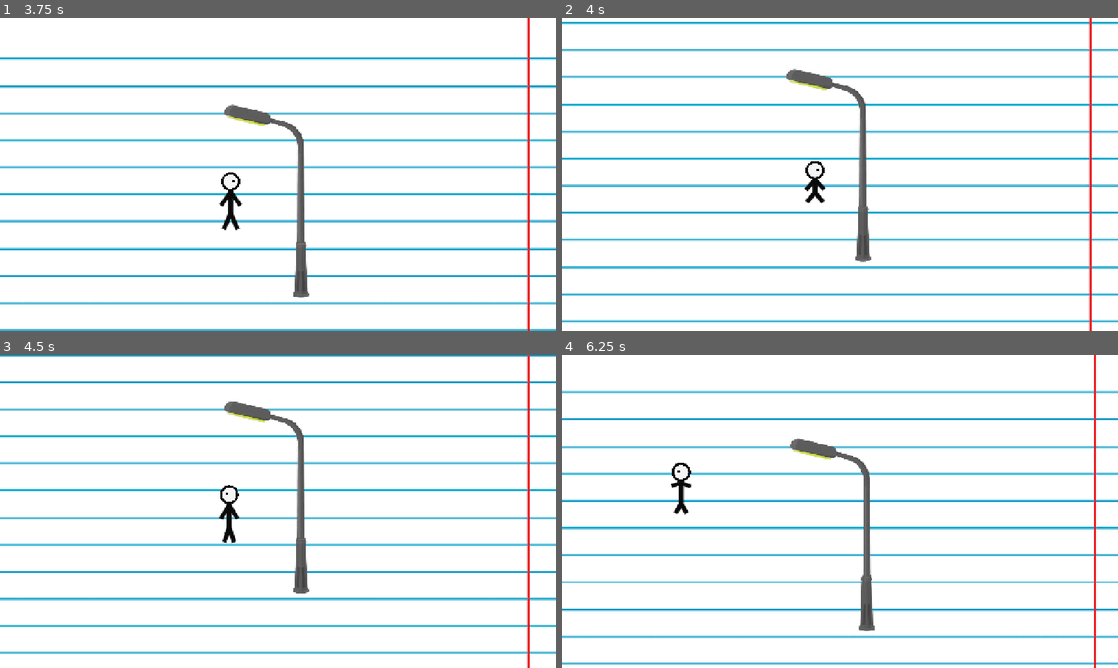
Above: before the commit, frames 1-4 (two rows, left to right).
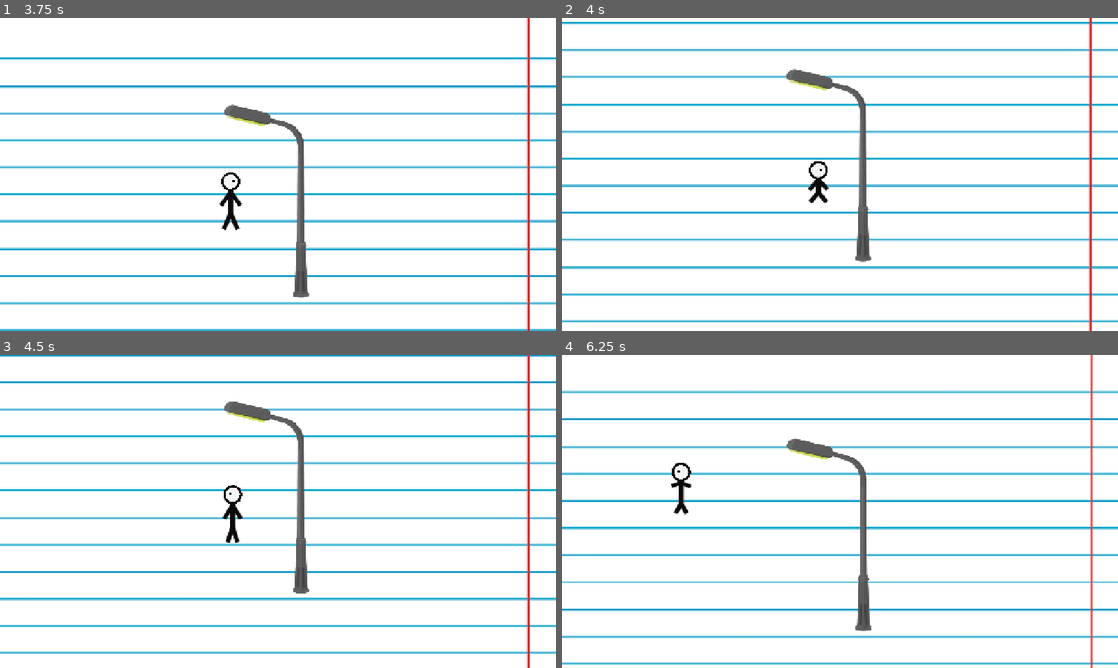
Above: after the commit, the same moments.

Repository: zamuuk13-sketch/TRY-HACKING-ME-NEW-
Game: Godot game, scene res://scenes/main.tscn
The game is run twice, just before and just after one commit, with the same random seed, the same clock (stepped at 60 frames per second) and the same inputs.
Inputs:
- Up to frame 1 (3.75 s): hold C (crouch) 0.53-1.28 s; hold D (move_right) 0.53-2.03 s; tap Space (jump) at 0.77, 1.52, 3.02 s; tap Shift at 1.35, 2.85 s; hold A (move_left) 2.03-2.78 s; hold C (crouch) 2.03-2.78 s; hold D (move_right) from 2.78 s (still down); hold C (crouch) from 3.53 s (still down)
- Up to frame 2 (4 s): keep holding D (move_right); keep holding C (crouch); tap Space (jump) at 3.77 s
- Up to frame 3 (4.5 s): release D (move_right) at 4.28 s; release C (crouch) at 4.28 s; hold A (move_left) from 4.28 s (still down); tap Shift at 4.35 s
- Up to frame 4 (6.25 s): tap Space (jump) at 4.52, 6.02 s; release A (move_left) at 5.03 s; hold D (move_right) 5.03-5.78 s; hold C (crouch) 5.03-5.78 s; hold A (move_left) from 5.78 s (still down); tap Shift at 5.85 s

Frame 1 is identical in both runs. In frame 2, 0.3% of the frame differs, in the area x 43-48%, y 45-60%; in frame 3, 0.4%; in frame 4, 2.1%, in the area x 40-97%, y 0-100%.

Commit message:
Fix Level 01 pole collision width

Diff:
--- a/scenes/main.tscn
+++ b/scenes/main.tscn
@@ -10,7 +10,7 @@
 size = Vector2(1100, 80)
 
 [sub_resource type="RectangleShape2D" id="Rectangle_pole"]
-size = Vector2(18, 250)
+size = Vector2(8, 250)
 
 [sub_resource type="RectangleShape2D" id="Rectangle_exit"]
 size = Vector2(40, 160)
